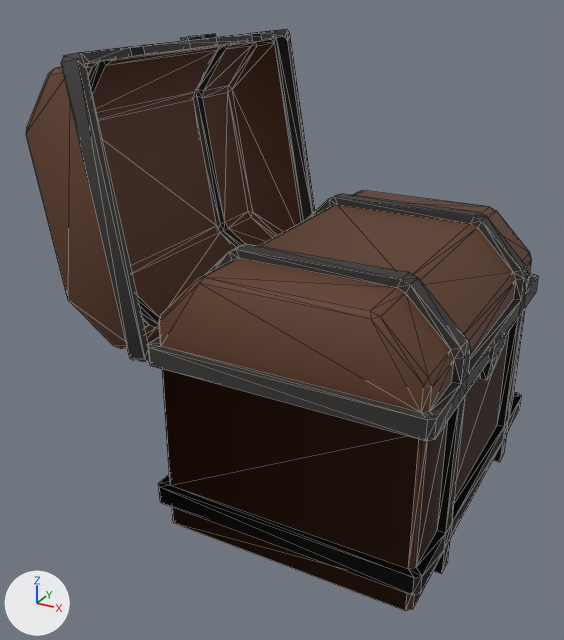
Renders of the glTF model openttd/media/baseset/decouple/objekty/predmety/truhla.glb from each side of a commit.
The view is the same before and after, from a 50 mm lens placed at (0.592, -1.436, 1.063), pointed at (-0.163, -0.063, 0.377). Lighting does not change. The marker at lower left points along +X, +Y and +Z. The older version comes first. Mesh edges are drawn as thin lines. Where no turn or scale is listed for an object, it has been applied to the vertices.
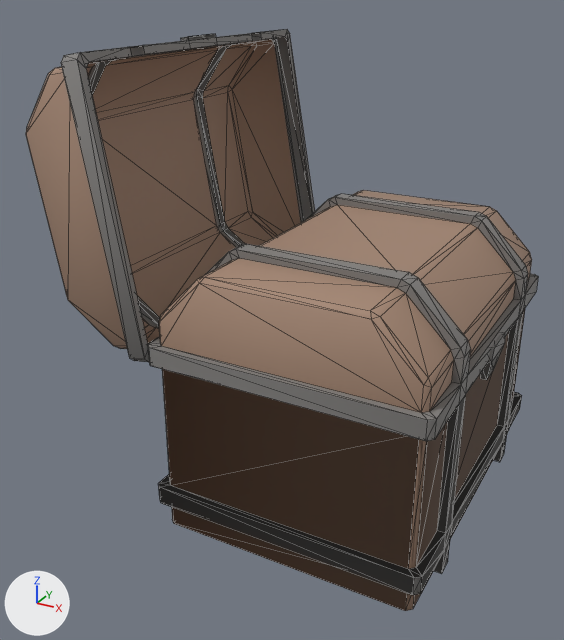
Location of each change, (x1, y1, x2, y2) in pixels of the pictures (564 x 640 px):
'Mesh_0', recoloured (brown to beige)
    both: (148, 190, 538, 611)
'Mesh_1', recoloured (lighter)
    both: (26, 29, 466, 595)

The edits, one by one:
Material 'kovani' (mat_kovani) changes colour from dark grey #373533 to grey #83817f; in linear values from (0.0385, 0.0356, 0.0329) to (0.228, 0.22, 0.212).
Material 'drevo_truhla' (mat_drevo_truhla) changes colour from brown #603c28 to beige #a58773; in linear values from (0.117, 0.0446, 0.021) to (0.377, 0.243, 0.172).
